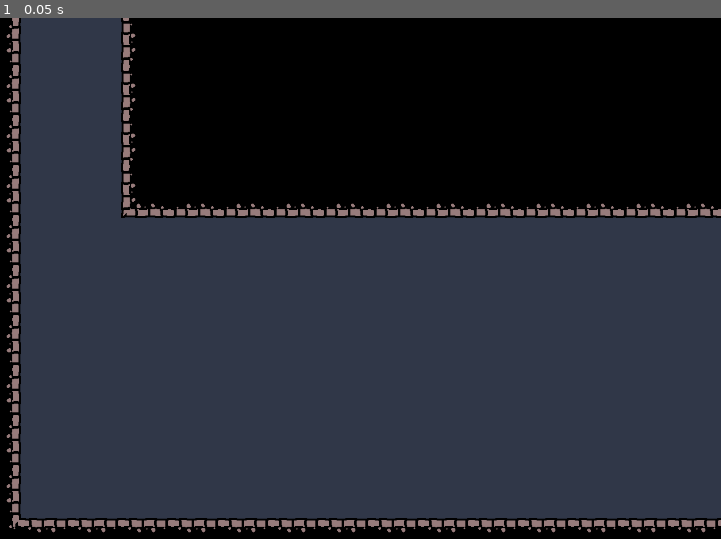
Above: before the commit, frame 1.
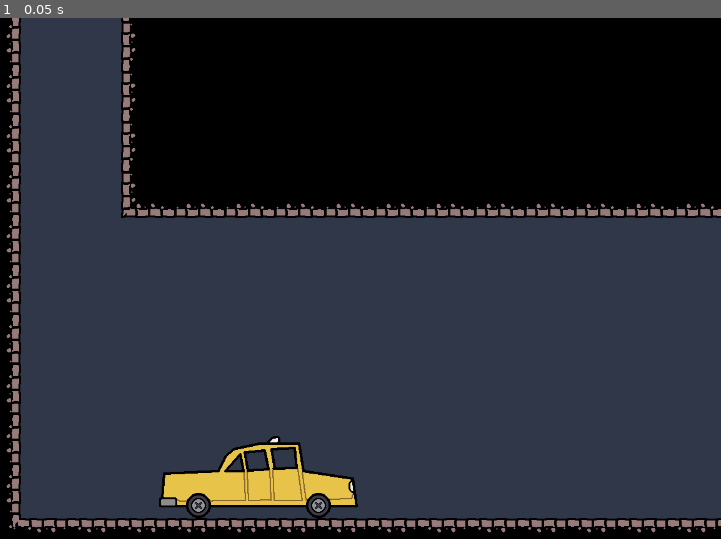
Above: after the commit, the same moment.

Repository: LordOfCheese1/farming_metroidvania
Game: Godot game, scene res://prefabs/rooms/016_prevoss.tscn
Same seed, same stepped clock (60 frames per second), same inputs: the game is played once before the commit and once after it. This scene is started directly instead of the project's main scene. Sound files missing from this copy of the repository are replaced by a short silence.
Inputs:
- Up to frame 1 (0.05 s): no input

The runs differ from the first frame. In frame 1, 2.3% of the frame differs, in the area x 22-50%, y 80-96%.

Commit message:
Yeah it really happened, I experienced it *first hand*

Diff:
--- a/prefabs/entities/satan_arm.tscn
+++ b/prefabs/entities/satan_arm.tscn
@@ -1,14 +1,24 @@
-[gd_scene load_steps=7 format=3 uid="uid://7gnxmfq3jdad"]
+[gd_scene load_steps=11 format=3 uid="uid://7gnxmfq3jdad"]
 
 [ext_resource type="Texture2D" uid="uid://bddrpin8mlb88" path="res://textures/entities/satan/arm.png" id="1_ff54j"]
 [ext_resource type="Script" path="res://scripts/entities/satan_arm.gd" id="1_skx6u"]
 [ext_resource type="Texture2D" uid="uid://c1hxqje6fcs5q" path="res://textures/entities/satan/fingie1.png" id="2_bsnss"]
+[ext_resource type="PackedScene" uid="uid://dxgodn1vt8xpq" path="res://prefabs/particles/particle_spiky.tscn" id="2_xx0j6"]
+[ext_resource type="PackedScene" uid="uid://b17t7pw2j4sb0" path="res://prefabs/projectiles/spore.tscn" id="3_8sskw"]
 [ext_resource type="Texture2D" uid="uid://bqxv0nberrsge" path="res://textures/entities/satan/fingie0.png" id="3_bpco8"]
 [ext_resource type="Texture2D" uid="uid://bbvjw2n5vakhu" path="res://textures/entities/satan/fingie2.png" id="4_2yooe"]
 [ext_resource type="Texture2D" uid="uid://d3x8lda6ceiqu" path="res://textures/entities/satan/fingie3.png" id="5_v3e67"]
+[ext_resource type="PackedScene" uid="uid://byuhphggfblsp" path="res://prefabs/components/hitbox.tscn" id="9_gkp2w"]
+
+[sub_resource type="RectangleShape2D" id="RectangleShape2D_7by3b"]
+size = Vector2(238, 546)
 
 [node name="satan_arm" type="CharacterBody2D"]
+collision_layer = 4
+collision_mask = 4
 script = ExtResource("1_skx6u")
+magic_particle_scene = ExtResource("2_xx0j6")
+magick_proj_scene = ExtResource("3_8sskw")
 
 [node name="visuals" type="Node2D" parent="."]
 
@@ -36,3 +46,16 @@
 position = Vector2(56, 472)
 texture = ExtResource("5_v3e67")
 offset = Vector2(12, 42)
+
+[node name="hitbox" parent="." instance=ExtResource("9_gkp2w")]
+position = Vector2(0, 308)
+entity = NodePath("..")
+ignore_tag = "evil"
+
+[node name="CollisionPolygon2D" type="CollisionPolygon2D" parent="hitbox"]
+position = Vector2(1, -305)
+polygon = PackedVector2Array(-127, -1, -41, 492, 76, 480, 127, 1)
+
+[node name="CollisionShape2D" type="CollisionShape2D" parent="."]
+position = Vector2(0, 273)
+shape = SubResource("RectangleShape2D_7by3b")
--- a/prefabs/projectiles/magic.tscn
+++ b/prefabs/projectiles/magic.tscn
@@ -34,8 +34,8 @@
 shape = SubResource("CircleShape2D_c1gfk")
 
 [node name="check_for_devil" type="Area2D" parent="."]
-collision_layer = 3
-collision_mask = 3
+collision_layer = 7
+collision_mask = 7
 
 [node name="CollisionShape2D" type="CollisionShape2D" parent="check_for_devil"]
 shape = SubResource("RectangleShape2D_f21b4")
--- a/prefabs/rooms/010_gauntlet.tscn
+++ b/prefabs/rooms/010_gauntlet.tscn
@@ -52,3 +52,4 @@
 direction = "down"
 rect_size = Vector2(160, 160)
 id = 2
+new_room_path = "res://prefabs/rooms/016_prevoss.tscn"
--- a/prefabs/rooms/014_big_hell_boss.tscn
+++ b/prefabs/rooms/014_big_hell_boss.tscn
@@ -11,6 +11,9 @@
 
 [node name="satan_arm" parent="entities" index="0" instance=ExtResource("2_k7h26")]
 position = Vector2(1592, -75)
+max_hp = 100.0
+blood_amt = 0
+save_death_permanently = true
 
 [node name="tilemap" parent="." index="8"]
 layer_0/tile_data = PackedInt32Array(589824, 65543, 1, 655359, 7, 1, 720895, 7, 1, 655360, 65543, 1, 655361, 65543, 1,  …(3236 unchanged characters)…
--- a/prefabs/rooms/016_prevoss.tscn
+++ b/prefabs/rooms/016_prevoss.tscn
@@ -1,8 +1,20 @@
-[gd_scene load_steps=2 format=3 uid="uid://djxpnbhxs4853"]
+[gd_scene load_steps=4 format=3 uid="uid://djxpnbhxs4853"]
 
 [ext_resource type="PackedScene" uid="uid://dft2poo3r6nx4" path="res://prefabs/bases/room.tscn" id="1_eqrm8"]
+[ext_resource type="PackedScene" uid="uid://d2cf8wuydl04s" path="res://prefabs/level_elements/taxi.tscn" id="2_jed6a"]
+[ext_resource type="PackedScene" uid="uid://bwgc76hbpm0dp" path="res://prefabs/level_elements/door.tscn" id="3_1x6eu"]
 
 [node name="016-prevoss" instance=ExtResource("1_eqrm8")]
 
+[node name="taxi" parent="fancy_stuff" index="0" instance=ExtResource("2_jed6a")]
+position = Vector2(540, 726)
+
 [node name="tilemap" parent="." index="8"]
-layer_0/tile_data = PackedInt32Array(65535, 4, 1, 131071, 4, …(2320 unchanged characters)…  1, 524304, 196612, 1, 589840, 196612, 1)
+layer_0/tile_data = PackedInt32Array(65535, 4, 1, 131071, 4, …(2320 unchanged characters)…  1, 524304, 196612, 1, 589840, 196612, 1, -196606, 8, 3, -196605, 131080, 3, -131071, 196616, 3, -131068, 196616, 3)
+
+[node name="door" parent="doors" index="0" instance=ExtResource("3_1x6eu")]
+position = Vector2(240, -80)
+direction = "up"
+rect_size = Vector2(160, 160)
+send_to_id = 2
+new_room_path = "res://prefabs/rooms/010_gauntlet.tscn"
--- a/scripts/entities/satan_arm.gd
+++ b/scripts/entities/satan_arm.gd
@@ -1,25 +1,83 @@
 extends "res://scripts/base_classes/entity.gd"
 
-var in_fight_y_pos : float = 0.0
+var in_fight_pos : Vector2
 var desirable_pos = Vector2(0, 0)
 var time = 0.0
 var player_spotted = false
 var prev_pos = Vector2(0, 0)
+var x_location : float = 0
+var attack_cd = 80
+var is_attacking = 0
+@export var magic_particle_scene : PackedScene
+@export var magick_proj_scene : PackedScene
 
 
 func _ready():
-	in_fight_y_pos = position.y
-	position.y = in_fight_y_pos - 600
+	entity_setup()
+	add_to_group("devil")
+	add_to_group("evil")
+	in_fight_pos = position
+	position.y = in_fight_pos.y - 600
 	desirable_pos = position
 
 
 func _physics_process(delta):
-	time += delta
-	prev_pos = position
-	position = lerp(position, desirable_pos + Vector2(0, sin(time * 2) * 20), 0.1)
+	if player_spotted:
+		time += delta
+		prev_pos = position
+		position = lerp(position, desirable_pos + Vector2(0, sin(time * 2) * 20), 0.1)
 
+		x_location = snapped(sin(time * 0.5), 1)
+		desirable_pos.x = in_fight_pos.x + x_location * 500
+
+		if is_attacking > 0:
+			is_attacking -= 1
+			attack()
+		else:
+			$visuals.rotation_degrees = lerp($visuals.rotation_degrees, 0.0, 0.1)
+			$visuals/finger2.scale.y = 1.0
+			$visuals/finger3.scale.y = 1.0
+			$visuals/finger1.rotation_degrees = 0
+			$visuals/finger0.rotation_degrees = -45
+			if attack_cd > 0:
+				attack_cd -= 1
+			else:
+				attack_cd = 125
+				is_attacking = 80
 
 	if !player_spotted:
 		if abs(position.x - Globals.player_pos.x) < 200:
 			player_spotted = true
-			desirable_pos.y = in_fight_y_pos
+			desirable_pos.y = in_fight_pos.y
+
+
+func attack():
+	var prev_rot = $visuals.rotation_degrees
+	$visuals.look_at(Globals.player_pos + Vector2(0, 1200))
+	$visuals.rotation_degrees -= 90
+	$visuals.rotation_degrees = lerp(prev_rot, $visuals.rotation_degrees, 0.1)
+	$visuals/finger2.scale.y = -0.5
+	$visuals/finger3.scale.y = -0.5
+	$visuals/finger0.rotation_degrees = 0
+	$visuals/finger1.look_at(Globals.player_pos)
+	if is_attacking == 45:
+		ParticleSystem.new_circle(magic_particle_scene, $visuals/finger1.global_position + $visuals/finger1.transform.x * 90, 12, 40)
+
+	if is_attacking == 18:
+		spawn_projectile()
+
+	if is_attacking == 10:
+		spawn_projectile()
+
+	if is_attacking == 2:
+		spawn_projectile()
+
+	$visuals/finger1.rotation_degrees -= 90
+
+
+func spawn_projectile():
+	ParticleSystem.new_circle(magic_particle_scene, $visuals/finger1.global_position + $visuals/finger1.transform.x * 90, 12, 20)
+	var projectile = magick_proj_scene.instantiate()
+	projectile.position = $visuals/finger1.global_position + $visuals/finger1.transform.x * 90
+	projectile.look_at(Globals.player_pos)
+	get_tree().current_scene.get_node("active_room").get_child(0).get_node("projectiles").call_deferred("add_child", projectile)
